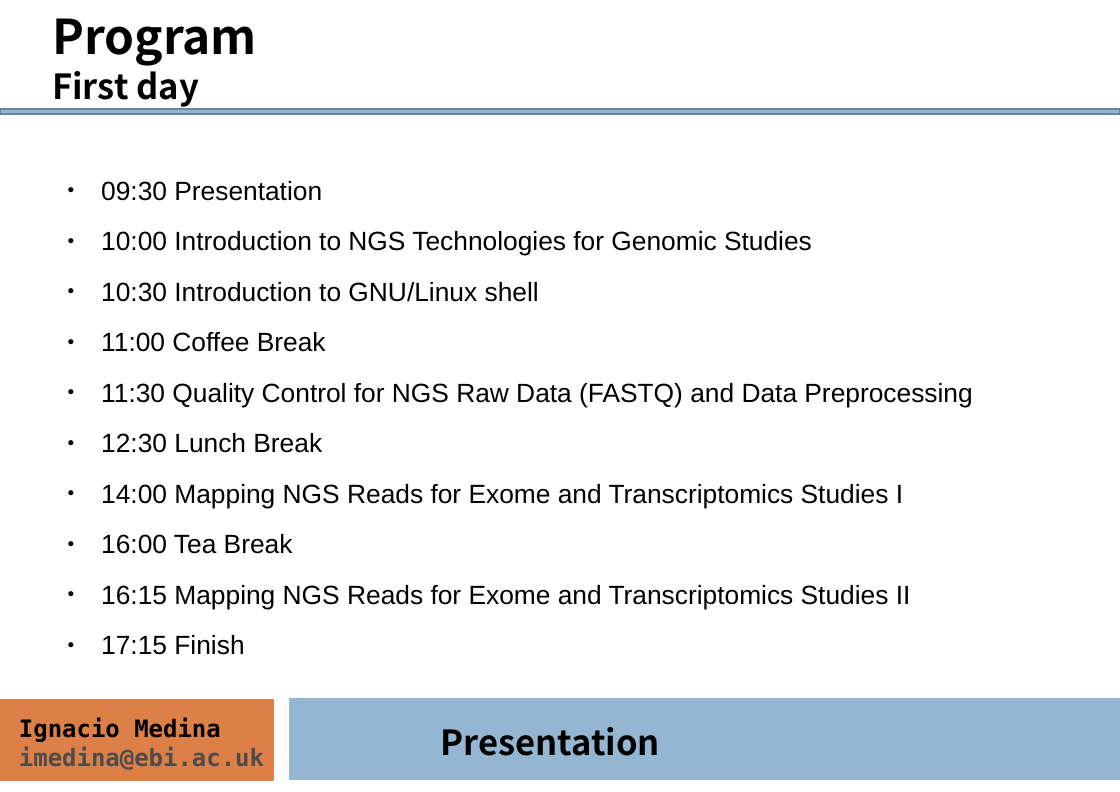
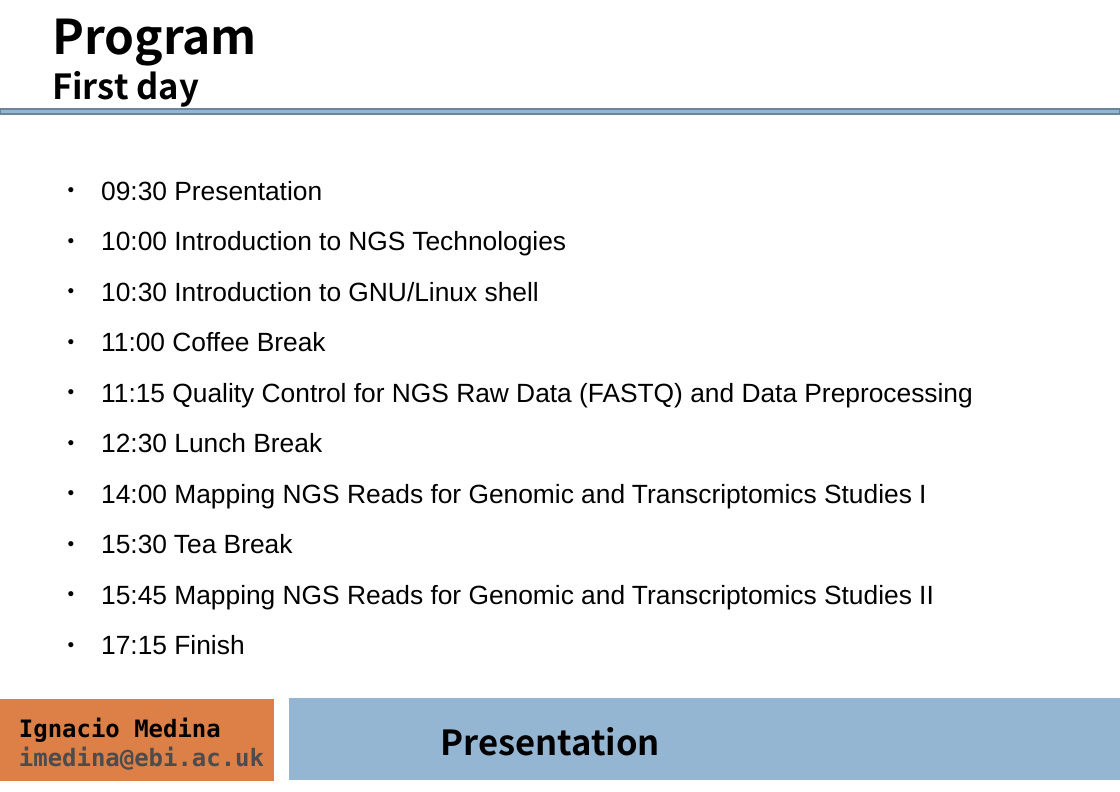
Before and after one commit to ngs-course/ngs-course.github.io, a slide deck: slide 5 of Course_Materials/presentation/presentation_mda14.odp. Drawn at 1120x792 pixels with LibreOffice and Linux fonts; fonts in the diff are those of the drawing. Boxes give left, top, right and bottom in pixels: in the first picture for what was removed or moved away, otherwise in the second. Text is boxed around its words. In the diff, an @@ line names an element or a change of style, - is before the commit and + after.

```diff
--- a/Course_Materials/presentation/presentation_mda14.odp
+++ b/Course_Materials/presentation/presentation_mda14.odp
@@ text at (x1=101, y1=231, x2=566, y2=256): text changed @@
-● 10:00 Introduction to NGS Technologies for Genomic Studies
+● 10:00 Introduction to NGS Technologies
@@ text at (x1=101, y1=383, x2=972, y2=407): text changed @@
-● 11:30 Quality Control for NGS Raw Data (FASTQ) and Data Preprocessing
+● 11:15 Quality Control for NGS Raw Data (FASTQ) and Data Preprocessing
@@ text at (x1=101, y1=484, x2=934, y2=609): text changed @@
-● 14:00 Mapping NGS Reads for Exome and Transcriptomics Studies I
-● 16:00 Tea Break
-● 16:15 Mapping NGS Reads for Exome and Transcriptomics Studies II
+● 14:00 Mapping NGS Reads for Genomic and Transcriptomics Studies I
+● 15:30 Tea Break
+● 15:45 Mapping NGS Reads for Genomic and Transcriptomics Studies II
```
Also in this commit, not shown: 6 other slides changed, 1 other file.
